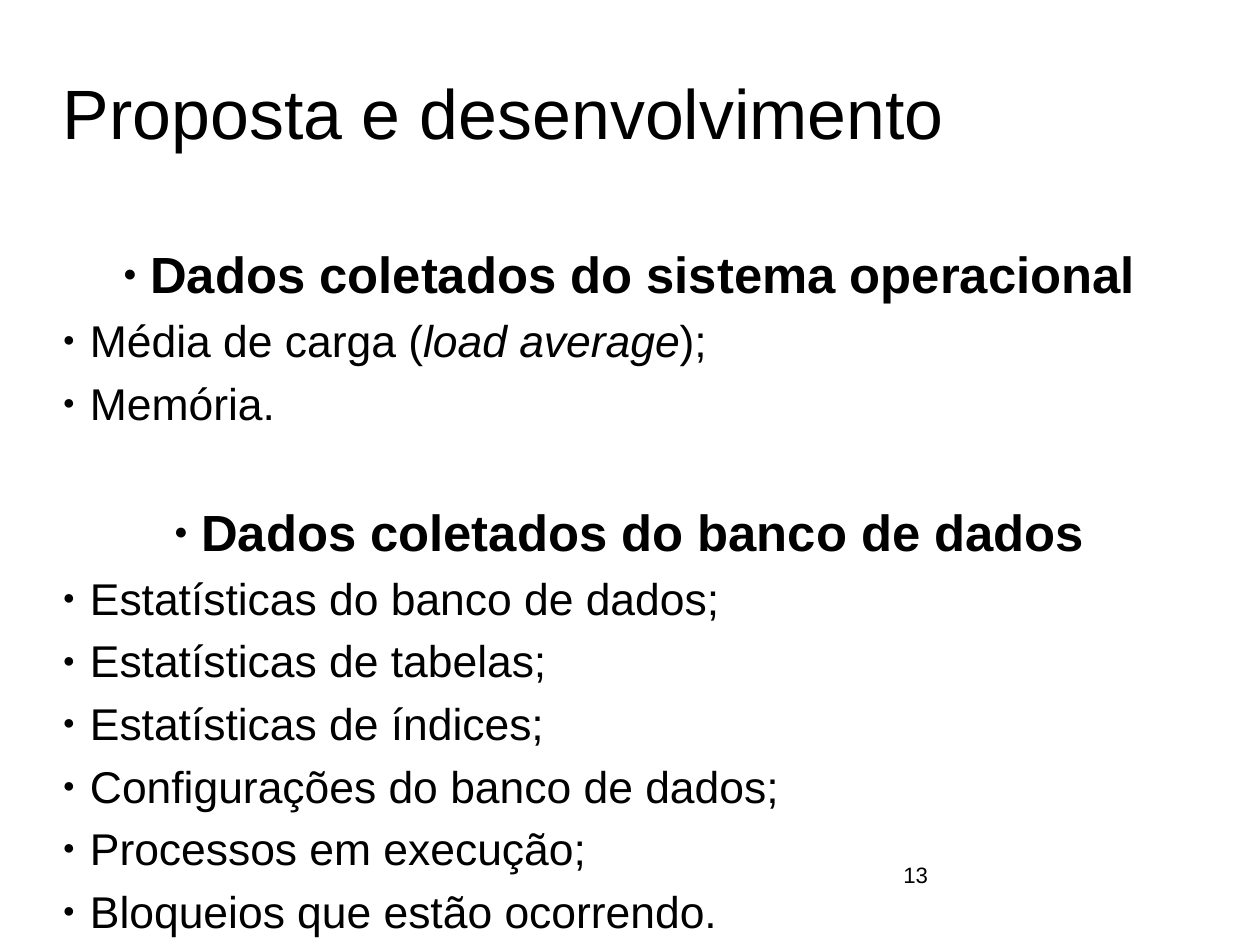
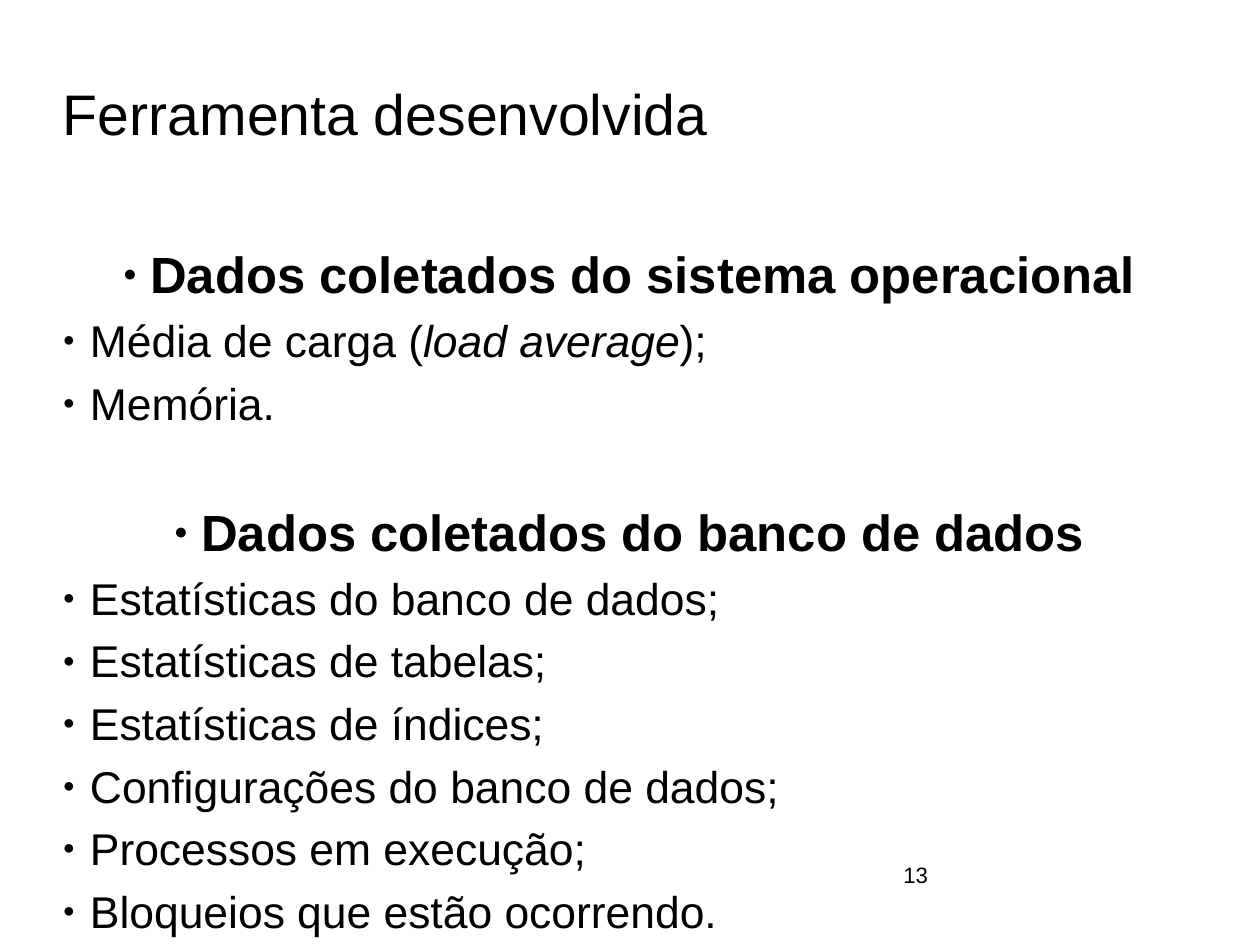
Before and after one commit to ftomasini/smdb, a slide deck: slide 13 of Documentos/FTOMASINI/FINAL/APRESENTACAO.odp. Drawn at 1260x945 pixels with LibreOffice and Linux fonts; fonts in the diff are those of the drawing; background and template pictures are left out. Boxes give left, top, right and bottom in pixels: in the first picture for what was removed or moved away, otherwise in the second. Text is boxed around its words. In the diff, an @@ line names an element or a change of style, - is before the commit and + after.

```diff
--- a/Documentos/FTOMASINI/FINAL/APRESENTACAO.odp
+++ b/Documentos/FTOMASINI/FINAL/APRESENTACAO.odp
@@ title at bbox=[63, 93, 708, 136]: text changed; size 44 to 36 pt @@
-Proposta e desenvolvimento
+Ferramenta desenvolvida
```
Also in this commit, not shown: 12 other slides changed, 12 slides added, 12 slides removed, 3 other files.
